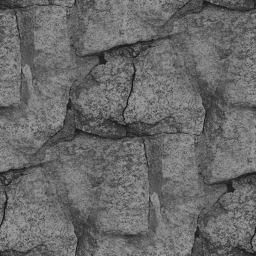
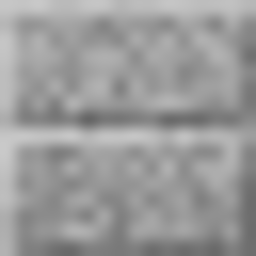
The second 256x256 image is a revision of the first. Changes to its layers:
added layer "Clipboard #1" (hue) above "Clipboard" over [0, 0, 256, 256]
added layer "Clipboard" (saturation) above "4289385338_c2bb340b53_o.jpg" over [0, 0, 256, 256]
renamed "1215564538-17.jpg" to "4289385338_c2bb340b53_o.jpg", painted on it over [0, 0, 256, 256]
